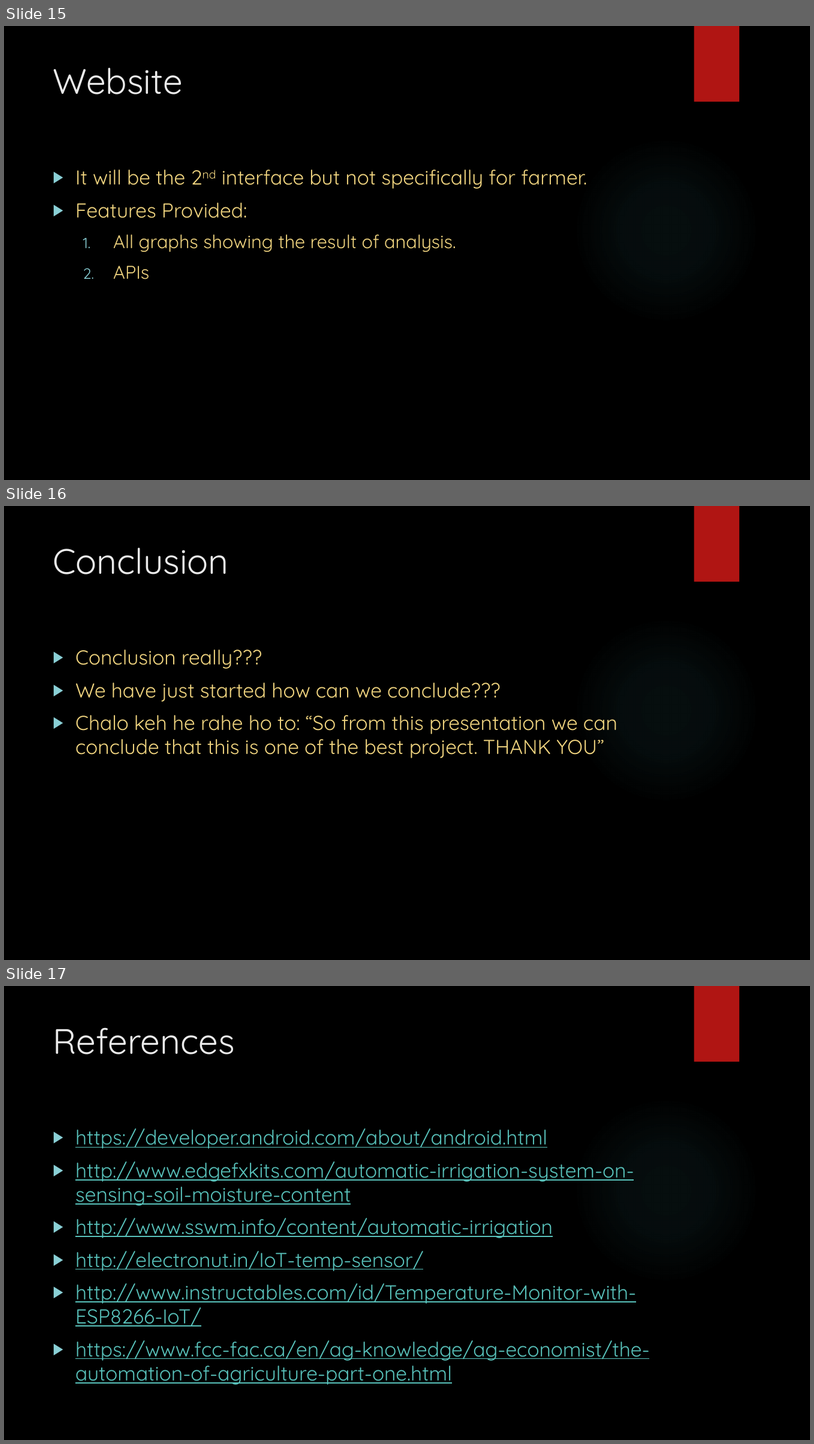
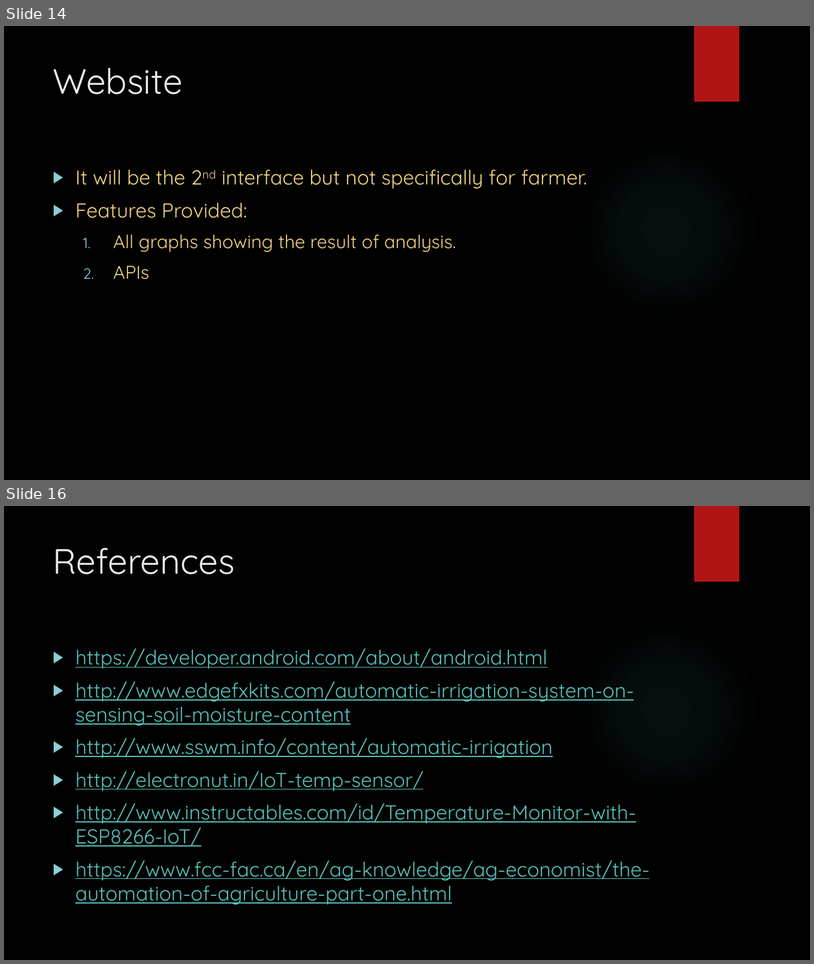
Before and after one commit to meet16/SmartFarm, a slide deck: Agri/SmartFarm.pptx. Shown one above the other, each under a label of ours: slides 15, 16 and 17 before the commit, slides 14 and 16 after it; the slides between them are not shown. The pictures are 814x1444 and 814x964 pixels, drawn with LibreOffice and Linux fonts; fonts in the diff are those of the drawing; background and template pictures are left out. Boxes give left, top, right and bottom in pixels: in the first picture for what was removed or moved away, otherwise in the second. Text is boxed around its words. In the diff, an @@ line names an element or a change of style, - is before the commit and + after.

```diff
--- a/Agri/SmartFarm.pptx
+++ b/Agri/SmartFarm.pptx
@@ slide 16 removed at [4, 506, 810, 960], background picture (left out); not listed: 2 template elements that a slide beside it also shows @@
@@ title removed at [53, 547, 228, 574] @@
-Conclusion
@@ text removed at [75, 649, 618, 758] @@
-▶ Conclusion really???
-▶ We have just started how can we conclude???
-▶ Chalo keh he rahe ho to: “So from this presentation we can conclude that this is one of the best project. THANK YOU”
@@ what was slide 15 is now slide 14 @@
@@ what was slide 17 is now slide 16 @@
```
Also in this commit, not shown: 4 slides changed, 1 slide added, 1 other slide removed, 1 other file.
